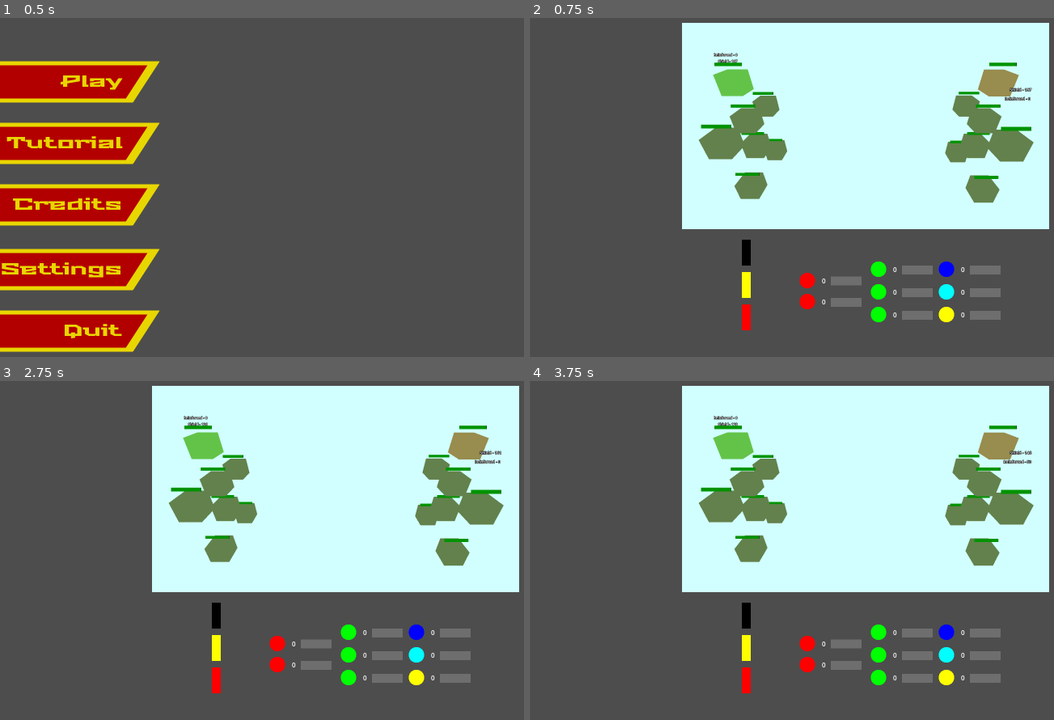
Above: before the commit, frames 1-4 (two rows, left to right).
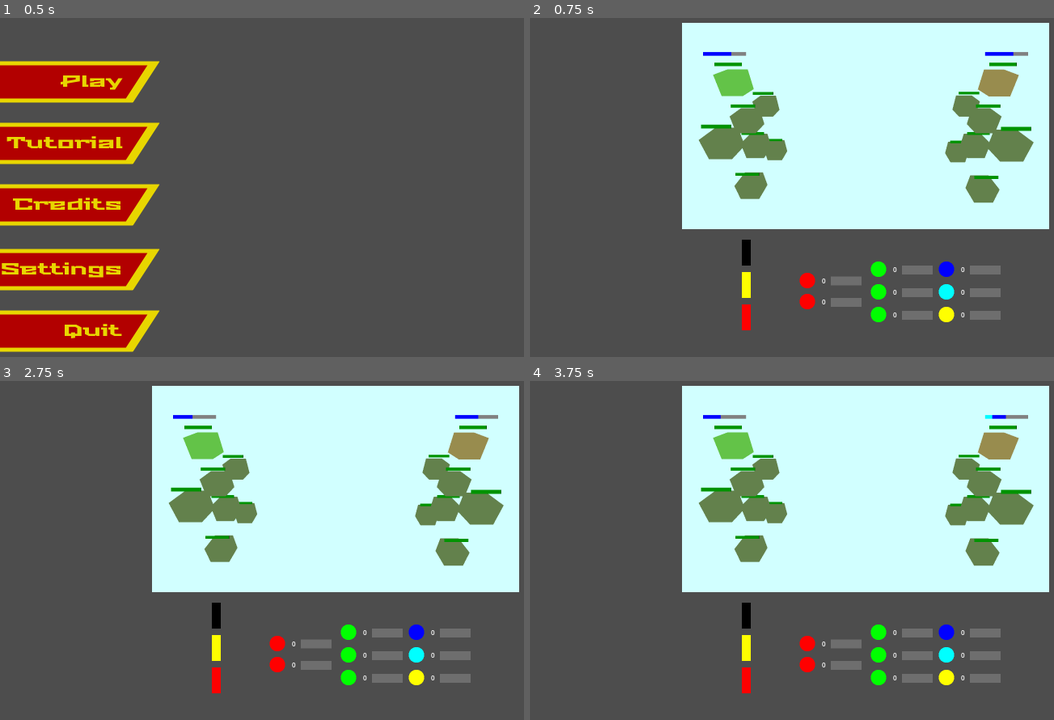
Above: after the commit, the same moments.

Repository: Wrygondryn/Megazord_BIGMODE2025
Game: Godot game, scene res://scenes/main_menu.tscn
Two runs of this game, one before a commit and one after it. Both use one fixed random seed, a clock stepped at 60 frames per second and the inputs below.
Inputs (mouse positions are in pixels of both pictures, inside the frame that each line leads up to):
- Up to frame 1 (0.5 s): no input
- Up to frame 2 (0.75 s): click "Play" at 0.5 s
- Up to frame 3 (2.75 s): tap Enter at 1.25 s; move the mouse to (466, 530) at 1.27 s; click (466, 530) at 1.35 s; tap Space at 2 s; move the mouse to (193, 567) at 2.02 s; click (193, 567) at 2.1 s
- Up to frame 4 (3.75 s): tap Enter at 2.75 s; move the mouse to (917, 469) at 2.77 s; click (917, 469) at 2.85 s; tap Space at 3.5 s; move the mouse to (823, 621) at 3.52 s; click (823, 621) at 3.6 s

Frame 1 is identical in both runs. In frame 2, 0.3% of the frame differs, in the area x 33-96%, y 10-25%; in frame 3, 0.3%; in frame 4, 0.3%.

Commit message:
Shield Bars
Mech and Kaiju have shield bars above their heads, which shows both normal and reinforced shield. Note: The max of these bars is just a guessed number rn. In the future we need to calculate these with ryan's 1337 python code and copy paste them in.

Diff:
--- a/scenes/kaiju_3d.tscn
+++ b/scenes/kaiju_3d.tscn
@@ -13,14 +13,24 @@
 
 [node name="Kaiju3D" type="Node3D"]
 script = ExtResource("1_vjxjb")
+shield_colour = Color(0, 0, 1, 1)
+reinforced_shield_colour = Color(0, 0.988235, 1, 1)
+
+[node name="ShieldBar" type="Sprite3D" parent="."]
+transform = Transform3D(1, 0, 0, 0, 1, 0, 0, 0, 1, 0, 6.63223, 0)
+billboard = 1
+region_enabled = true
+region_rect = Rect2(0, 0, 192, 16)
 
 [node name="ShieldDisplay_TEMP" type="Label3D" parent="."]
 transform = Transform3D(1, 0, 0, 0, 1, 0, 0, 0, 1, 1.52032, 5.5043, 0)
+visible = false
 billboard = 1
 text = "Shield - 000"
 
 [node name="ReinforcedShieldDisplay_TEMP" type="Label3D" parent="."]
 transform = Transform3D(1, 0, 0, 0, 1, 0, 0, 0, 1, 1.55728, 5.12945, 0)
+visible = false
 billboard = 1
 text = "Reinforced - 000"
 
--- a/scenes/mechazorg_3d.tscn
+++ b/scenes/mechazorg_3d.tscn
@@ -17,14 +17,24 @@
 
 [node name="Mechazorg3D" type="Node3D"]
 script = ExtResource("1_8t2nw")
+shield_colour = Color(0, 0, 1, 1)
+reinforced_shield_colour = Color(0, 1, 1, 1)
+
+[node name="ShieldBar" type="Sprite3D" parent="."]
+transform = Transform3D(1, 0, 0, 0, 1, 0, 0, 0, 1, 0, 6.63223, 0)
+billboard = 1
+region_enabled = true
+region_rect = Rect2(0, 0, 192, 16)
 
 [node name="ShieldDisplay_TEMP" type="Label3D" parent="."]
 transform = Transform3D(1, 0, 0, 0, 1, 0, 0, 0, 1, 0.043108, 6.31339, 0)
+visible = false
 billboard = 1
 text = "Shield - 000"
 
 [node name="ReinforcedShieldDisplay_TEMP" type="Label3D" parent="."]
 transform = Transform3D(1, 0, 0, 0, 1, 0, 0, 0, 1, 0.043108, 6.58987, 0)
+visible = false
 billboard = 1
 text = "Reinforced - 000"
 
--- a/scripts/helpers.gd
+++ b/scripts/helpers.gd
@@ -40,6 +40,7 @@
 const SHIELD_DRAIN_FRAC_PER_SEC = 0.1
 const AVOID_VITALS_WEIGHT = 4.0 #NOTE: The higher this is, the less likely vitals are to be hit
 const IMPACT_PITCH_RANGE_SEMITONES = 3
+const SHIELD_BAR_BACKGROUND_COLOUR = Color.WEB_GRAY
 
 
 static func rand_choice_ps(ps: Array[float]) -> int:
--- a/scripts/kaiju_3d.gd
+++ b/scripts/kaiju_3d.gd
@@ -4,6 +4,8 @@
 # const MAX_FOCUSED_ATTACKS := 6
 
 @export_range(0.0, 1000.0, 1.0, "or_greater", "hide_slider") var shield: float = 200.0
+@export var shield_colour: Color
+@export var reinforced_shield_colour: Color
 #TODO: Reintroduce this if we want modules that are separate from body parts
 #@export var extra_modules: Array[ModuleData]
 
@@ -13,6 +15,7 @@
 @onready var boost_repair_timer: Timer = $BoostRepairTimer
 @onready var body_impact_sfx: AudioStreamPlayer = $BodyImpactSFX
 @onready var shield_impact_sfx: AudioStreamPlayer = $ShieldImpactSFX
+@onready var shield_bar: Sprite3D = $ShieldBar
 @onready var battle: Node3D = %Battle3D
 
 var reinforced_shield: float = 0.0
@@ -148,5 +151,21 @@
 	shield_display_temp.text = "Shield - %.0f" % shield
 	reinforced_shield_display_temp.text = "Reinforced - %.0f" % reinforced_shield
 
+	#NOTE: By default, Gradient starts with 2 points
+	var shield_gradient := Gradient.new()
+	shield_gradient.interpolation_mode = Gradient.GRADIENT_INTERPOLATE_CONSTANT
+	shield_gradient.add_point(1.0, Helpers.SHIELD_BAR_BACKGROUND_COLOUR)
+	shield_gradient.set_color(0, reinforced_shield_colour)
+	shield_gradient.set_color(1, shield_colour)
+	#TODO: Calculate this max
+	shield_gradient.set_offset(1, reinforced_shield / 300.0)
+	shield_gradient.set_offset(2, shield / 300.0)
+
+	var shield_texture := GradientTexture1D.new()
+	shield_texture.gradient = shield_gradient
+	shield_texture.width = shield_bar.region_rect.size.x
+
+	shield_bar.texture = shield_texture
+
 func _on_body_part_action_ready(body_part: Node3D, action: Action):
 	battle.queue_action(body_part, action)
--- a/scripts/mechazord_3d.gd
+++ b/scripts/mechazord_3d.gd
@@ -2,6 +2,8 @@
 
 
 @export_range(0.0, 1000.0, 1.0, "or_greater", "hide_slider") var shield: float = 200.0
+@export var shield_colour: Color
+@export var reinforced_shield_colour: Color
 
 @onready var body_parts: Node3D = $BodyParts
 @onready var shield_display_temp: Label3D = $ShieldDisplay_TEMP
@@ -9,6 +11,7 @@
 @onready var boost_repair_timer: Timer = $BoostRepairTimer
 @onready var body_impact_sfx: AudioStreamPlayer = $BodyImpactSFX
 @onready var shield_impact_sfx: AudioStreamPlayer = $ShieldImpactSFX
+@onready var shield_bar: Sprite3D = $ShieldBar
 @onready var battle: Node3D = %Battle3D
 
 var reinforced_shield: float = 0.0
@@ -117,5 +120,21 @@
 	shield_display_temp.text = "Shield - %.0f" % shield
 	reinforced_shield_display_temp.text = "Reinforced - %.0f" % reinforced_shield
 
+	#NOTE: By default, Gradient starts with 2 points
+	var shield_gradient := Gradient.new()
+	shield_gradient.interpolation_mode = Gradient.GRADIENT_INTERPOLATE_CONSTANT
+	shield_gradient.add_point(1.0, Helpers.SHIELD_BAR_BACKGROUND_COLOUR)
+	shield_gradient.set_color(0, reinforced_shield_colour)
+	shield_gradient.set_color(1, shield_colour)
+	#TODO: Calculate this max
+	shield_gradient.set_offset(1, reinforced_shield / 300.0)
+	shield_gradient.set_offset(2, shield / 300.0)
+
+	var shield_texture := GradientTexture1D.new()
+	shield_texture.gradient = shield_gradient
+	shield_texture.width = shield_bar.region_rect.size.x
+
+	shield_bar.texture = shield_texture
+
 func _on_body_part_action_ready(body_part: Node3D, action: Action):
 	battle.queue_action(body_part, action)
